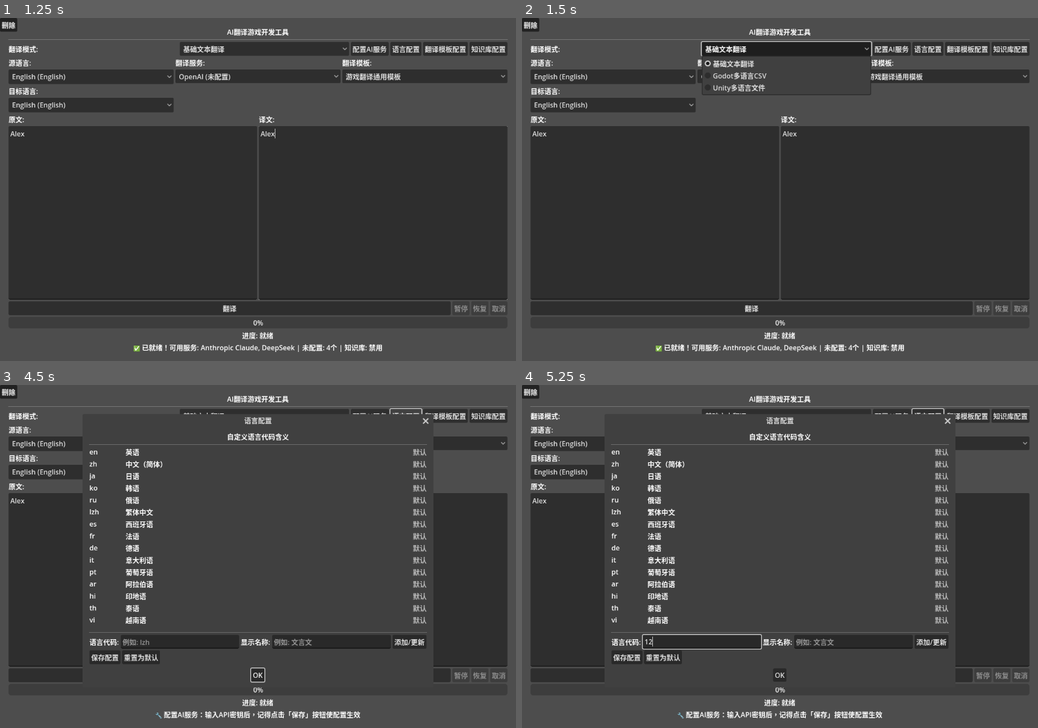
Above: before the commit, frames 1-4 (two rows, left to right).
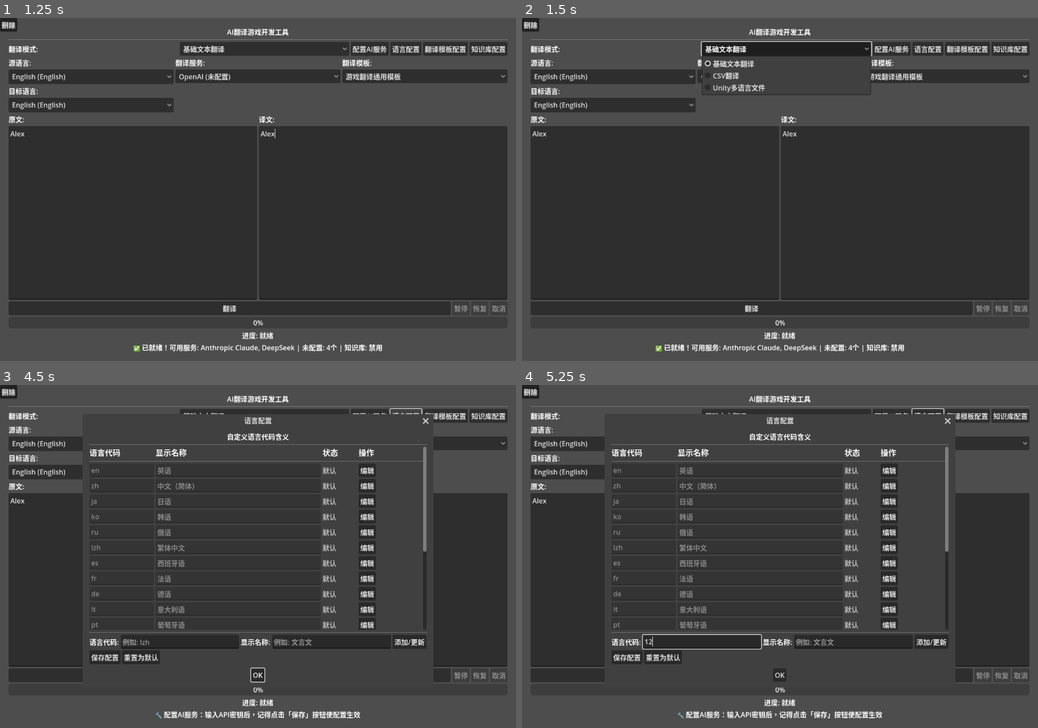
Above: after the commit, the same moments.

Repository: Drinkwang/moyi-india-localizer
Game: Godot game, scene res://scenes/main/main.tscn
Same seed, same stepped clock (60 frames per second), same inputs: the game is played once before the commit and once after it.
Inputs (mouse positions are in pixels of both pictures, inside the frame that each line leads up to):
- Up to frame 1 (1.25 s): click (134, 213) at 0.52 s; type "Alex" at 0.6 s; click (381, 213) at 0.75 s; type "Alex" at 0.83 s
- Up to frame 2 (1.5 s): click "基础文本翻译" at 1.25 s
- Up to frame 3 (4.5 s): click "配置AI服务" at 2 s; click (247, 501) at 2.77 s; type "12" at 2.85 s; click "OK" at 3.5 s; click "语言配置" at 4.25 s
- Up to frame 4 (5.25 s): click (702, 642) at 5.02 s; type "12" at 5.1 s

Frame 1 is identical in both runs. In frame 2, 0.1% of the frame differs, in the area x 37-48%, y 15-19%; in frame 3, 3.4%, in the area x 17-83%, y 18-72%; in frame 4, 3.4%.

Commit message:
csv更新，现在csv可以处理godot、unity

Diff:
--- a/resources/configs/translation_config.json
+++ b/resources/configs/translation_config.json
@@ -70,14 +70,30 @@
 	},
 	"languages": {
 		"custom_language_mappings": {
-			"comment": "您可以在这里自定义语言代码的含义，会覆盖上面的默认设置。默认情况下lzh代表繁体中文",
-			"example_custom_mapping": {
-				"note": "示例：如果您希望添加文言文支持，可以添加如下配置",
-				"wyw": {
-					"description": "文言文（古汉语）",
-					"name": "Literary Chinese",
-					"native_name": "文言文"
-				}
+			"Chinese (Simplified)(zh)": {
+				"description": "简体中文",
+				"name": "简体中文",
+				"native_name": "简体中文"
+			},
+			"Chinese (Traditional)(zh-TW)": {
+				"description": "繁体中文",
+				"name": "繁体中文",
+				"native_name": "繁体中文"
+			},
+			"English (United States)(en-US)": {
+				"description": "英文",
+				"name": "英文",
+				"native_name": "英文"
+			},
+			"Japanese(ja)": {
+				"description": "日语",
+				"name": "日语",
+				"native_name": "日语"
+			},
+			"Russian(ru)": {
+				"description": "俄语",
+				"name": "俄语",
+				"native_name": "俄语"
 			}
 		},
 		"supported_languages": [
--- a/scenes/main/main.gd
+++ b/scenes/main/main.gd
@@ -566,7 +566,7 @@
 		return  # 错误信息已在_get_selected_service()中显示
 
 	# 开始翻译
-	_show_status("正在翻译Godot CSV文件... (使用模板: " + template_name + ")", false)
+	_show_status("正在翻译CSV文件... (使用模板: " + template_name + ")", false)
 	_update_translation_buttons(false, true, false, true)  # 禁用翻译和恢复，启用暂停和取消
 
 	# 设置CSV模式下的UI：将文本框改为只读显示模式
@@ -797,7 +797,7 @@
 
 	mode_option.clear()
 	mode_option.add_item("基础文本翻译", TranslationMode.BASIC)
-	mode_option.add_item("Godot多语言CSV", TranslationMode.GODOT_CSV)
+	mode_option.add_item("CSV翻译", TranslationMode.GODOT_CSV)
 	mode_option.add_item("Unity多语言文件", TranslationMode.UNITY_LOCALIZATION)
 	mode_option.selected = 0
 
@@ -1372,29 +1372,76 @@
 	for child in language_list.get_children():
 		child.queue_free()
 
-	# 显示当前语言配置
+	# 获取语言数据
 	var languages = config_manager.get_supported_languages()
 	var custom_mappings = config_manager.translation_config.get("languages", {}).get("custom_language_mappings", {})
 
+	# 创建表头
+	var header_container = HBoxContainer.new()
+	language_list.add_child(header_container)
+	var code_header = Label.new()
+	code_header.text = "语言代码"
+	code_header.custom_minimum_size = Vector2(150, 0)
+	code_header.set("theme_override_font_sizes/font_size", 18)
+	header_container.add_child(code_header)
+
+	var name_header = Label.new()
+	name_header.text = "显示名称"
+	name_header.size_flags_horizontal = Control.SIZE_EXPAND_FILL
+	name_header.set("theme_override_font_sizes/font_size", 18)
+	header_container.add_child(name_header)
+
+	var status_header = Label.new()
+	status_header.text = "状态"
+	status_header.custom_minimum_size = Vector2(80, 0)
+	status_header.set("theme_override_font_sizes/font_size", 18)
+	header_container.add_child(status_header)
+
+	var action_header = Label.new()
+	action_header.text = "操作"
+	action_header.custom_minimum_size = Vector2(150, 0)
+	action_header.set("theme_override_font_sizes/font_size", 18)
+	header_container.add_child(action_header)
+
+	language_list.add_child(HSeparator.new())
+
+	# 动态填充语言列表
 	for lang in languages:
 		var container = HBoxContainer.new()
 		language_list.add_child(container)
 
-		# 语言代码标签
-		var code_label = Label.new()
-		code_label.text = lang.code
-		code_label.custom_minimum_size = Vector2(80, 0)
-		container.add_child(code_label)
-
-		# 当前名称显示
-		var current_name_label = Label.new()
-		current_name_label.text = lang.get("description", lang.get("name", lang.code))
-		current_name_label.size_flags_horizontal = Control.SIZE_EXPAND_FILL
-		container.add_child(current_name_label)
-
-		# 是否自定义标识
+		var code = lang.code
+		var name = lang.get("description", lang.get("name", lang.code))
+
+		# 点击事件的输入控件
+		var code_line_edit = LineEdit.new()
+		code_line_edit.text = code
+		code_line_edit.editable = false
+		code_line_edit.custom_minimum_size = Vector2(150, 0)
+		code_line_edit.focus_mode = Control.FOCUS_NONE # 避免获得焦点
+		code_line_edit.mouse_filter = Control.MOUSE_FILTER_STOP # 确保能接收点击
+		code_line_edit.gui_input.connect(func(event):
+			if event is InputEventMouseButton and event.button_index == MOUSE_BUTTON_LEFT and event.pressed:
+				_on_language_item_selected(code, name)
+		)
+		container.add_child(code_line_edit)
+
+		var name_line_edit = LineEdit.new()
+		name_line_edit.text = name
+		name_line_edit.editable = false
+		name_line_edit.size_flags_horizontal = Control.SIZE_EXPAND_FILL
+		name_line_edit.focus_mode = Control.FOCUS_NONE
+		name_line_edit.mouse_filter = Control.MOUSE_FILTER_STOP
+		name_line_edit.gui_input.connect(func(event):
+			if event is InputEventMouseButton and event.button_index == MOUSE_BUTTON_LEFT and event.pressed:
+				_on_language_item_selected(code, name)
+		)
+		container.add_child(name_line_edit)
+
+		# 状态标签
 		var status_label = Label.new()
-		if custom_mappings.has(lang.code):
+		status_label.custom_minimum_size = Vector2(80, 0)
+		if custom_mappings.has(code):
 			status_label.text = "已自定义"
 			status_label.modulate = Color.GREEN
 		else:
@@ -1402,12 +1449,30 @@
 			status_label.modulate = Color.GRAY
 		container.add_child(status_label)
 
+		# 操作按钮容器
+		var action_container = HBoxContainer.new()
+		action_container.custom_minimum_size = Vector2(150, 0)
+		container.add_child(action_container)
+
+		# 编辑按钮
+		var edit_button = Button.new()
+		edit_button.text = "编辑"
+		edit_button.pressed.connect(_on_language_item_selected.bind(code, name))
+		action_container.add_child(edit_button)
+
 		# 删除按钮（仅显示自定义的）
-		if custom_mappings.has(lang.code):
+		if custom_mappings.has(code):
 			var delete_button = Button.new()
 			delete_button.text = "删除"
-			delete_button.pressed.connect(_on_delete_custom_language.bind(lang.code))
-			container.add_child(delete_button)
+			delete_button.pressed.connect(_on_delete_custom_language.bind(code))
+			action_container.add_child(delete_button)
+
+## 当一个语言项被选中进行编辑时
+func _on_language_item_selected(code: String, name: String):
+	if code_input and name_input:
+		code_input.text = code
+		name_input.text = name
+		_show_status("已加载 '" + code + "' 进行编辑", false)
 
 ## 添加/更新语言按钮回调
 func _on_add_language_pressed():
--- a/scripts/utils/config_manager.gd
+++ b/scripts/utils/config_manager.gd
@@ -222,13 +222,14 @@
 	var base_languages = translation_config.get("languages", {}).get("supported_languages", [])
 	var custom_mappings = translation_config.get("languages", {}).get("custom_language_mappings", {})
 
-	# 应用自定义映射
 	var final_languages = []
+	var processed_codes = []
+
+	# 1. 处理基础语言列表，并应用自定义修改
 	for lang in base_languages:
 		var lang_copy = lang.duplicate()
 		var code = lang_copy.code
 
-		# 如果有自定义映射，使用自定义设置
 		if custom_mappings.has(code) and custom_mappings[code] is Dictionary:
 			var custom = custom_mappings[code]
 			if custom.has("name"):
@@ -239,6 +240,19 @@
 				lang_copy.description = custom.description
 
 		final_languages.append(lang_copy)
+		processed_codes.append(code)
+
+	# 2. 添加不在基础列表中的全新自定义语言
+	for code in custom_mappings:
+		if not code in processed_codes:
+			var custom_lang = custom_mappings[code]
+			var new_lang_entry = {
+				"code": code,
+				"name": custom_lang.get("name", code),
+				"native_name": custom_lang.get("native_name", code),
+				"description": custom_lang.get("description", code)
+			}
+			final_languages.append(new_lang_entry)
 
 	return final_languages
 
Not shown, changed: README.md
Not shown, added: docs/CSV_TRANSLATION_GUIDE.md
